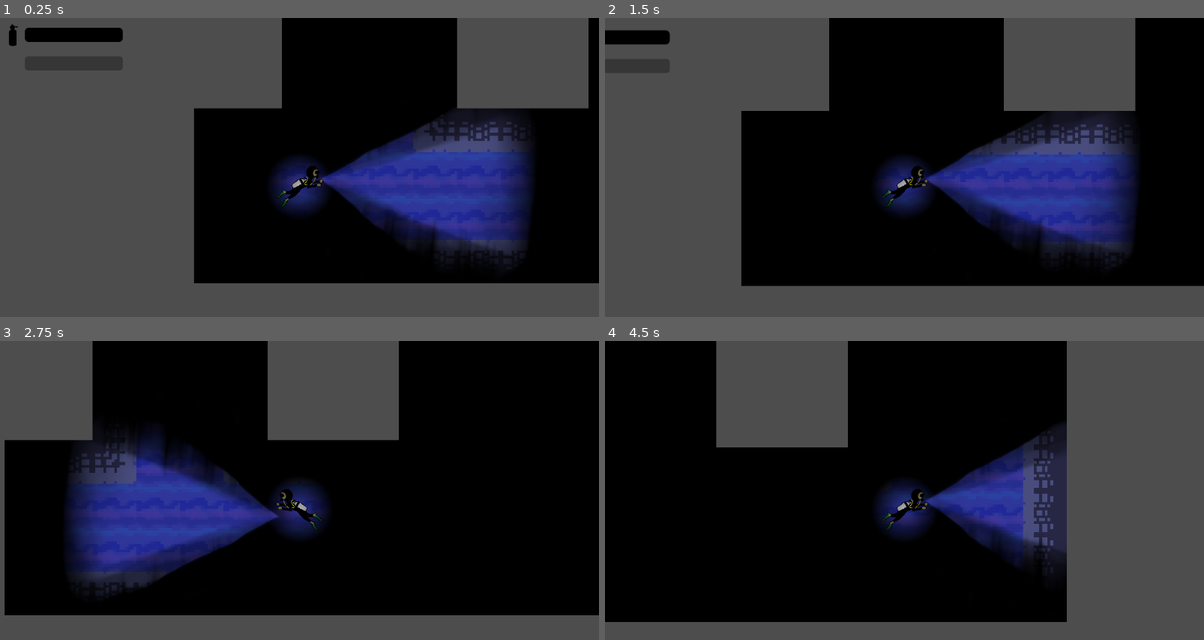
Above: before the commit, frames 1-4 (two rows, left to right).
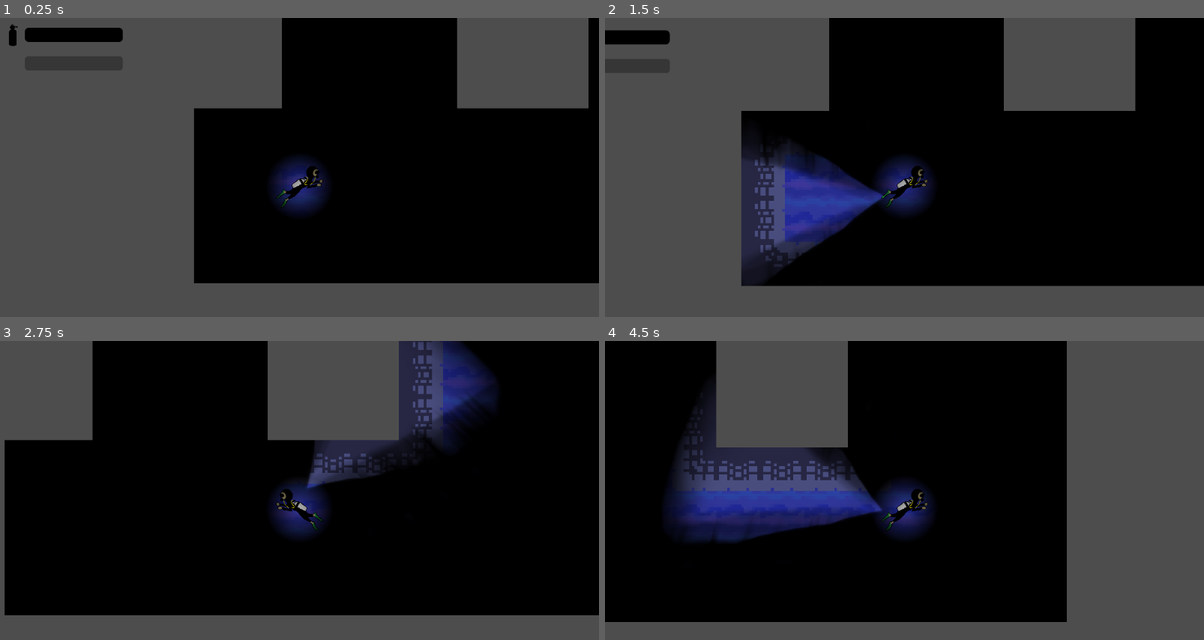
Above: after the commit, the same moments.

Repository: DeclanHarty/InTooDeep
Game: Godot game, scene res://scenes/game_scene.tscn
The game is run twice, just before and just after one commit, with the same random seed, the same clock (stepped at 60 frames per second) and the same inputs. The engine's default icon, where the game draws it, is replaced by a stand-in: a white triangle on a blue panel in a dark square.
Inputs (mouse positions are in pixels of both pictures, inside the frame that each line leads up to):
- Up to frame 1 (0.25 s): no input
- Up to frame 2 (1.5 s): tap Enter at 0.5 s; move the mouse to (1036, 170) at 0.52 s; hold Space (drop_glowstick) 0.53-1.28 s; hold Right (ui_right) from 0.53 s (still down); tap Up (ui_up) at 0.77 s; move the mouse to (784, 203) at 1.27 s; tap Space (drop_glowstick) at 1.35 s
- Up to frame 3 (2.75 s): tap Up (ui_up) at 1.52 s; move the mouse to (359, 436) at 2.02 s; release Right (ui_right) at 2.03 s; hold Left (ui_left) from 2.03 s (still down); hold Space (drop_glowstick) from 2.03 s (still down)
- Up to frame 4 (4.5 s): move the mouse to (874, 577) at 2.77 s; release Left (ui_left) at 2.78 s; release Space (drop_glowstick) at 2.78 s; hold Right (ui_right) 2.78-4.28 s; tap Space (drop_glowstick) at 2.85, 4.35 s; tap Up (ui_up) at 3.02, 3.77 s; move the mouse to (1084, 559) at 3.52 s; hold Space (drop_glowstick) 3.53-4.28 s; move the mouse to (724, 457) at 4.27 s; hold Left (ui_left) from 4.28 s (still down)

The runs differ from the first frame. In frame 1, 12% of the frame differs, in the area x 53-89%, y 30-84%; in frame 2, 19%, in the area x 22-89%, y 31-90%; in frame 3, 19%; in frame 4, 16%.

Commit message:
Changed Flashlight to work with mouse position

Diff:
--- a/scripts/flashlight.gd
+++ b/scripts/flashlight.gd
@@ -14,17 +14,24 @@
 
 # Called every frame. 'delta' is the elapsed time since the previous frame.
 func _process(_delta: float) -> void:
-	var added_rads = (PI if position.x < 0 else 0.0)
-	rotation = atan(position.y/position.x) + added_rads
+	var mouse_position = get_viewport().get_mouse_position()
+	var screen_size = get_viewport().size
+	var screen_center = Vector2(screen_size.x / 2, screen_size.y/2)
+	var difference = mouse_position - screen_center
+	var added_rads = (PI if difference.x < 0 else 0.0)
+	rotation = atan(difference.y/difference.x) + added_rads
+	print(rotation)
+	position = Vector2(LIGHT_DISTANCE_FROM_PLAYER * cos(rotation), LIGHT_DISTANCE_FROM_PLAYER * sin(rotation))
+	print(position)
 	#rotation = rotate_toward(rotation, atan(position.y/position.x) + added_rads, LIGHT_ROTATION_SPEED * delta)
 
 
 
-func _on_character_body_2d_direction_changed(velocity: Vector2) -> void:
-	#if(sign(velocity.x) != 0 and sign(velocity.x) != current_direction):
-		#position.x = -position.x
-		#scale.x = -scale.x
-		#current_direction = sign(velocity.x)
-
-	if(velocity):
-		position = velocity.normalized() * LIGHT_DISTANCE_FROM_PLAYER
+#func _on_character_body_2d_direction_changed(velocity: Vector2) -> void:
+	##if(sign(velocity.x) != 0 and sign(velocity.x) != current_direction):
+		##position.x = -position.x
+		##scale.x = -scale.x
+		##current_direction = sign(velocity.x)
+		#
+	#if(velocity):
+		#position = velocity.normalized() * LIGHT_DISTANCE_FROM_PLAYER
